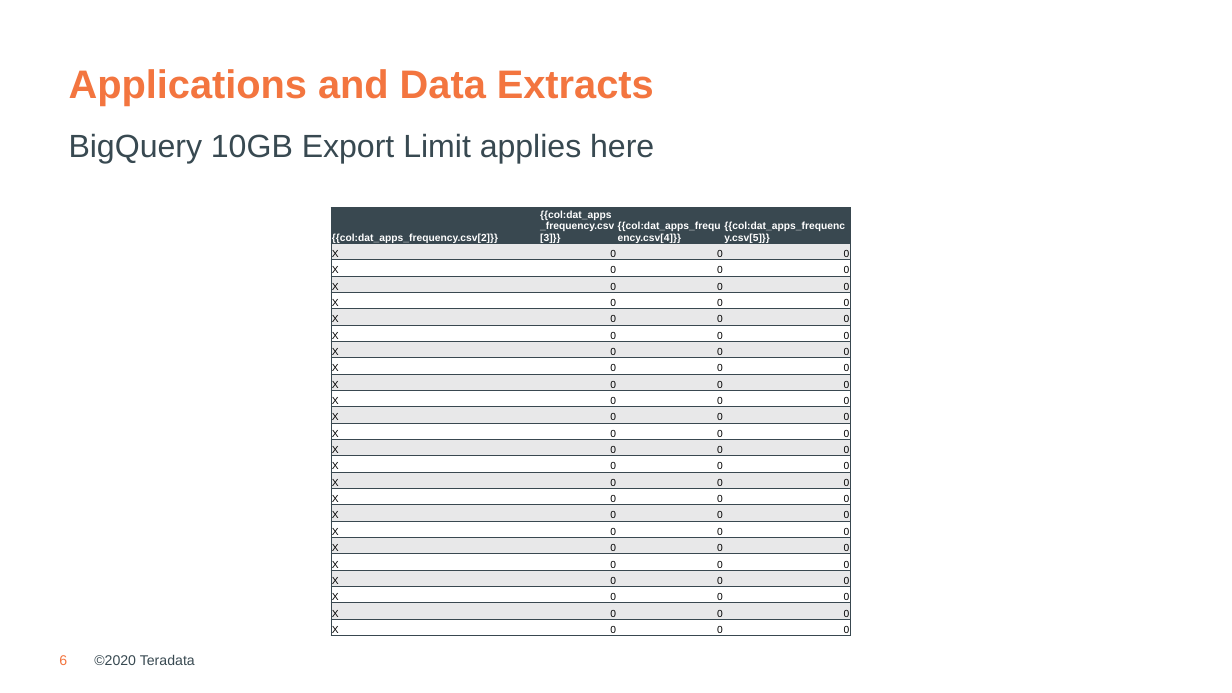
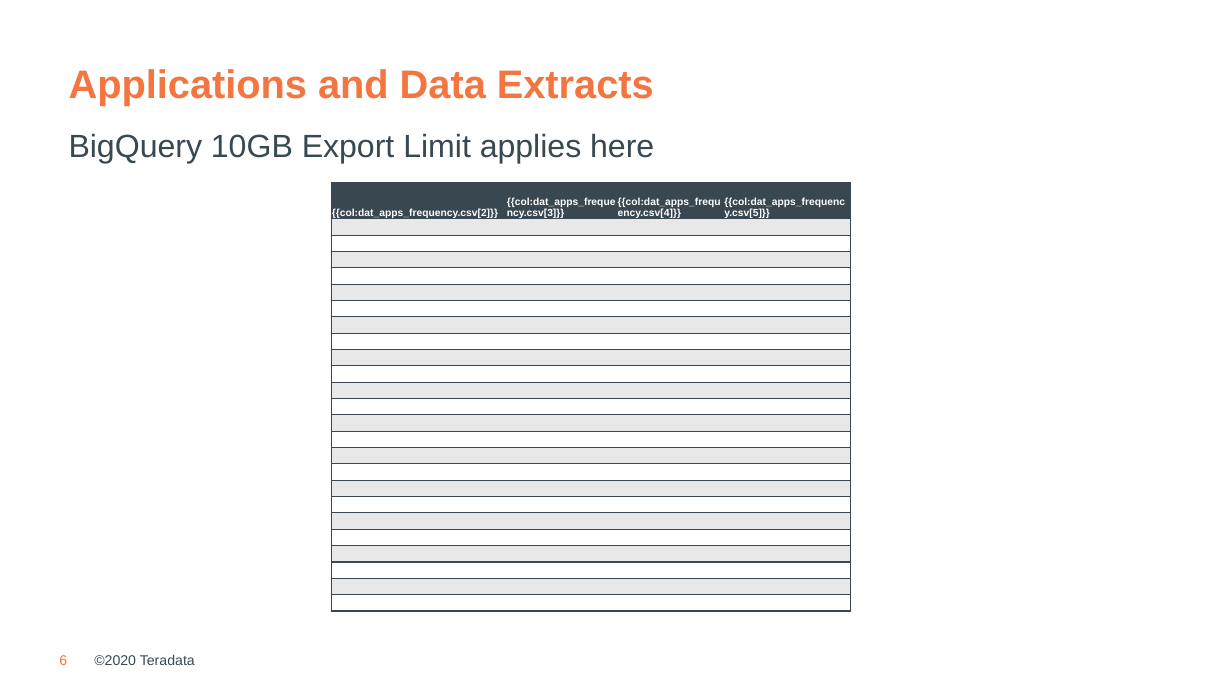
Before and after one commit to tdcoa/sql, a slide deck: slide 6 of filesets/workload_analytics/big_query_migration_blockers.pptx. Drawn at 1232x693 pixels with LibreOffice and Linux fonts; fonts in the diff are those of the drawing; background and template pictures are left out. Boxes give left, top, right and bottom in pixels: in the first picture for what was removed or moved away, otherwise in the second. Text is boxed around its words. In the diff, an @@ line names an element or a change of style, - is before the commit and + after.

```diff
--- a/filesets/workload_analytics/big_query_migration_blockers.pptx
+++ b/filesets/workload_analytics/big_query_migration_blockers.pptx
@@ table at (x1=331, y1=182, x2=849, y2=612) @@
-row 2: X | 0 | 0 | 0
+row 2:  |  |  | 
-row 3: X | 0 | 0 | 0
+row 3:  |  |  | 
-row 4: X | 0 | 0 | 0
+row 4:  |  |  | 
-row 5: X | 0 | 0 | 0
+row 5:  |  |  | 
-row 6: X | 0 | 0 | 0
+row 6:  |  |  | 
-row 7: X | 0 | 0 | 0
+row 7:  |  |  | 
-row 8: X | 0 | 0 | 0
+row 8:  |  |  | 
-row 9: X | 0 | 0 | 0
+row 9:  |  |  | 
-row 10: X | 0 | 0 | 0
+row 10:  |  |  | 
-row 11: X | 0 | 0 | 0
+row 11:  |  |  | 
-row 12: X | 0 | 0 | 0
+row 12:  |  |  | 
-row 13: X | 0 | 0 | 0
+row 13:  |  |  | 
-row 14: X | 0 | 0 | 0
+row 14:  |  |  | 
-row 15: X | 0 | 0 | 0
+row 15:  |  |  | 
-row 16: X | 0 | 0 | 0
+row 16:  |  |  | 
-row 17: X | 0 | 0 | 0
+row 17:  |  |  | 
-row 18: X | 0 | 0 | 0
+row 18:  |  |  | 
-row 19: X | 0 | 0 | 0
+row 19:  |  |  | 
-row 20: X | 0 | 0 | 0
+row 20:  |  |  | 
-row 21: X | 0 | 0 | 0
+row 21:  |  |  | 
-row 22: X | 0 | 0 | 0
+row 22:  |  |  | 
-row 23: X | 0 | 0 | 0
+row 23:  |  |  | 
-row 24: X | 0 | 0 | 0
+row 24:  |  |  | 
-row 25: X | 0 | 0 | 0
+row 25:  |  |  | 
@@ table moved from (x1=331, y1=208, x2=849, y2=639) to (x1=331, y1=182, x2=849, y2=612) @@
```
Also in this commit, not shown: 2 other slides changed, 1 other file.
